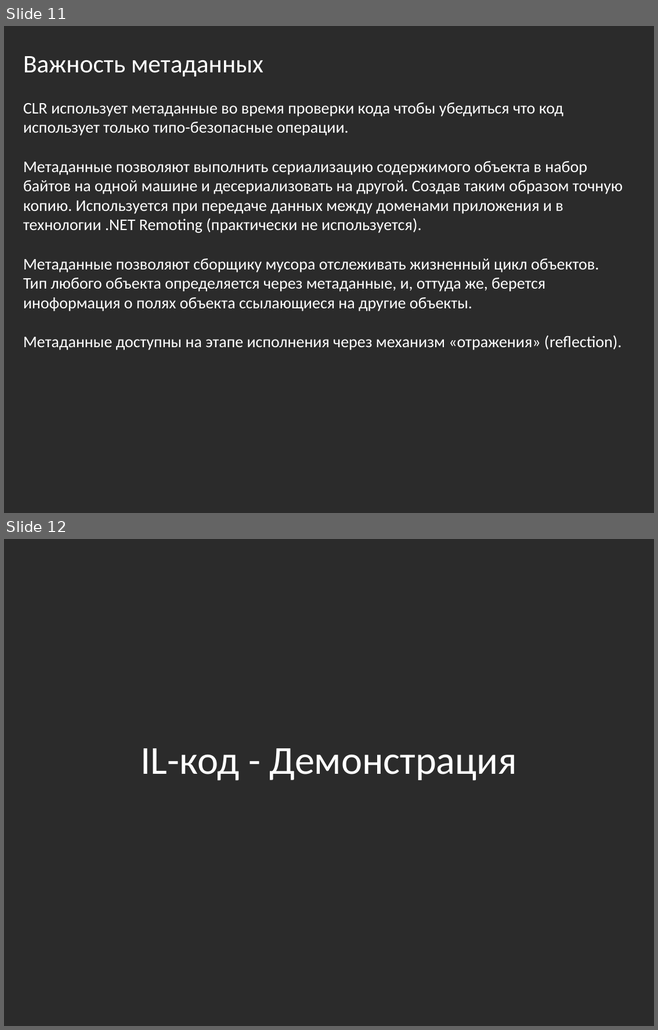
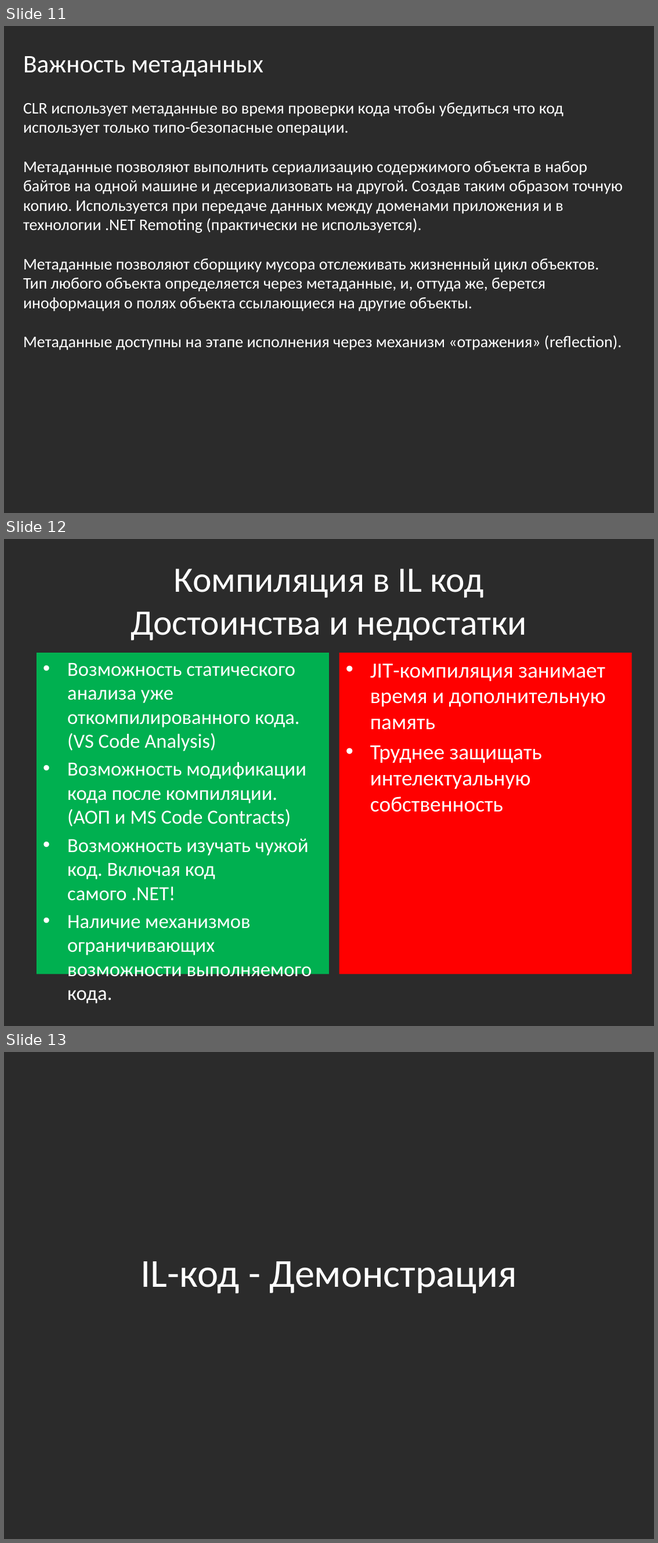
Before and after one commit to bazile/Training, a slide deck: Presentation/lesson-07-reflection.pptx. Shown one above the other, each under a label of ours: slides 11 and 12 before the commit, slides 11, 12 and 13 after it. The pictures are 658x1030 and 658x1543 pixels, drawn with LibreOffice and Linux fonts; fonts in the diff are those of the drawing; background and template pictures are left out; a plain dark background stands for a picture behind light text. Boxes give left, top, right and bottom in pixels: in the first picture for what was removed or moved away, otherwise in the second. Text is boxed around its words. In the diff, an @@ line names an element or a change of style, - is before the commit and + after.

Commit message:
Added IL code pros and cons

```diff
--- a/Presentation/lesson-07-reflection.pptx
+++ b/Presentation/lesson-07-reflection.pptx
@@ slide 12 added at bbox=[4, 539, 654, 1026], background picture (left out) @@
@@ title added at bbox=[130, 569, 527, 641], 39.6 pt, text #FFFFFF @@
+Компиляция в IL код
+Достоинства и недостатки
@@ text added at bbox=[36, 653, 329, 974], fill #00B050, 22.2 pt, text #FFFFFF @@
+• Возможность статического анализа уже откомпилированного кода. (VS Code Analysis)
+• Возможность модификации кода после компиляции. (АОП и MS Code Contracts)
+• Возможность изучать чужой код. Включая код самого .NET!
+• Наличие механизмов ограничивающих возможности выполняемого кода.
@@ rectangle added at bbox=[339, 653, 632, 974], fill #FF0000, 24 pt, text #FFFFFF @@
+• JIT-компиляция занимает время и дополнительную память
+• Труднее защищать интелектуальную собственность
@@ what was slide 12 is now slide 13 @@
```
